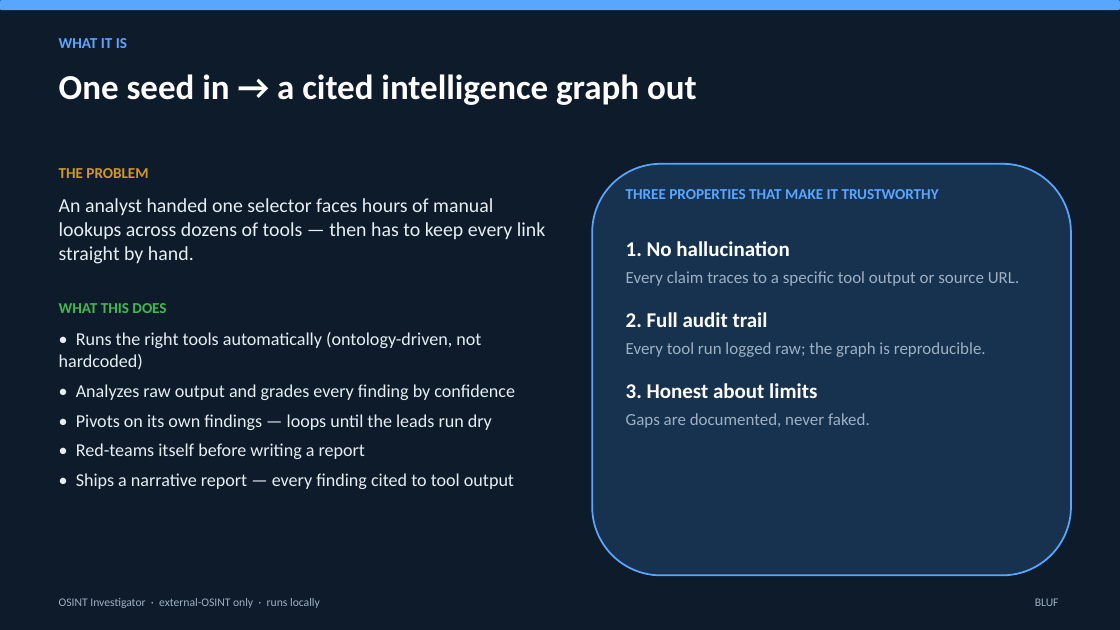
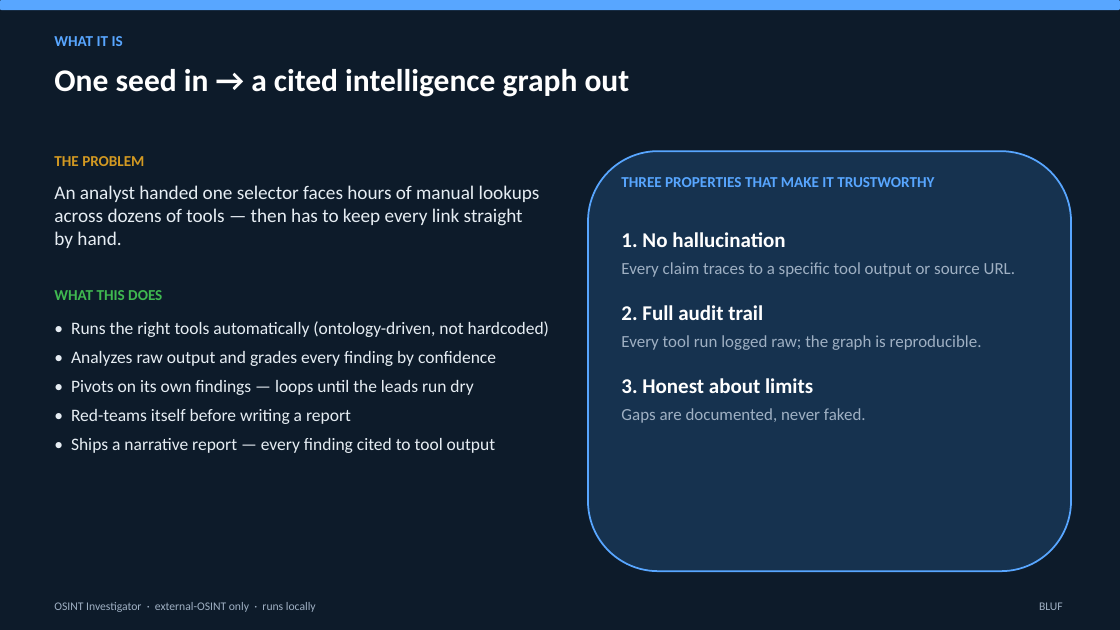
Before and after one commit to cis379/osint-investigator-v3, a slide deck: slide 2 of deck/osint-brief.pptx. Drawn at 1120x630 pixels with LibreOffice and Linux fonts; fonts in the diff are those of the drawing. Boxes give left, top, right and bottom in pixels: in the first picture for what was removed or moved away, otherwise in the second. Text is boxed around its words. In the diff, an @@ line names an element or a change of style, - is before the commit and + after.

```diff
--- a/deck/osint-brief.pptx
+++ b/deck/osint-brief.pptx
@@ text "WHAT IT IS": place and size @@
-text "WHAT IT IS" at [59,38,127,48]
+text "WHAT IT IS" at [54,36,123,46]
@@ text "One seed in → a ..." at [54,69,630,97]: size 30 to 27 pt @@
@@ text "THE PROBLEM": place and size @@
-text "THE PROBLEM" at [59,168,148,178]
+text "THE PROBLEM" at [54,156,144,166]
@@ text "An analyst handed one selector ...": place and size @@
-text "An analyst handed one selector ..." at [59,198,546,264]
+text "An analyst handed one selector ..." at [54,185,540,248]
@@ text "An analyst handed one selector ..." at [54,185,540,248]: size 17 to 16.5 pt @@
@@ rounded rectangle: place and size @@
-rounded rectangle at [592,164,1071,576]
+rounded rectangle at [588,151,1071,571]
@@ text "THREE PROPERTIES THAT MAKE IT ...": place and size @@
-text "THREE PROPERTIES THAT MAKE IT ..." at [626,189,939,199]
+text "THREE PROPERTIES THAT MAKE IT ..." at [621,177,934,187]
@@ text "1. No hallucination" rewrapped from [626,241,1019,428] to [621,232,1015,423] @@
@@ text "WHAT THIS DOES": place and size @@
-text "WHAT THIS DOES" at [59,303,166,313]
+text "WHAT THIS DOES" at [54,290,162,300]
@@ text "• Runs the right tools ...": place and size @@
-text "• Runs the right tools ..." at [59,332,515,489]
+text "• Runs the right tools ..." at [71,321,549,453]
@@ text "• Runs the right tools ..." at [71,321,549,453]: size 15.5 to 15 pt @@
@@ text "OSINT Investigator · external-OSINT only ...": place and size @@
-text "OSINT Investigator · external-OSINT only ..." at [59,598,320,608]
+text "OSINT Investigator · external-OSINT only ..." at [54,602,316,612]
@@ text "BLUF": place and size @@
-text "BLUF" at [1035,598,1059,606]
+text "BLUF" at [1039,602,1063,610]
```
Also in this commit, not shown: 8 other slides changed, 4 slides added, 1 slide removed, 6 other files.
